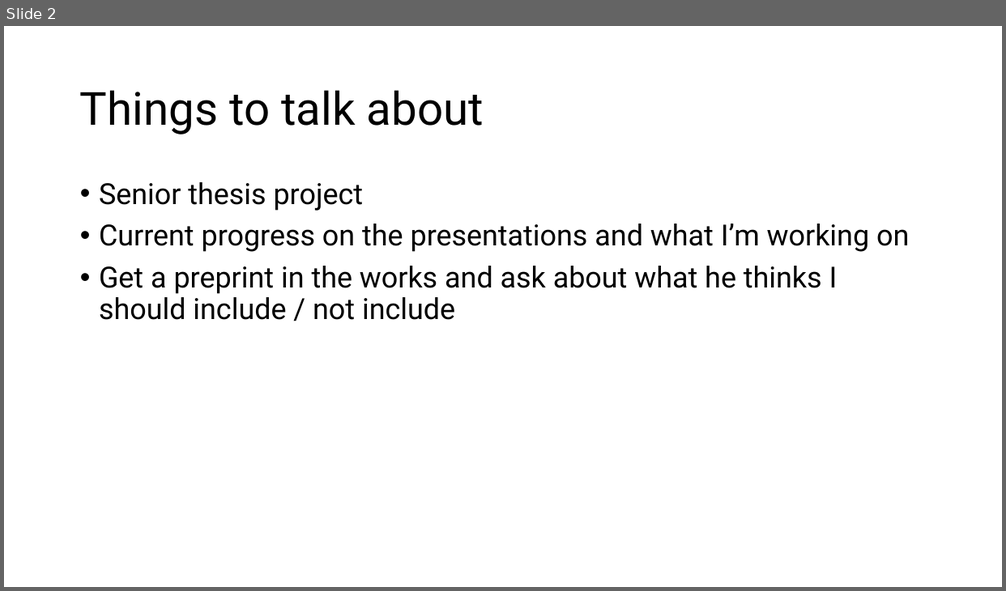
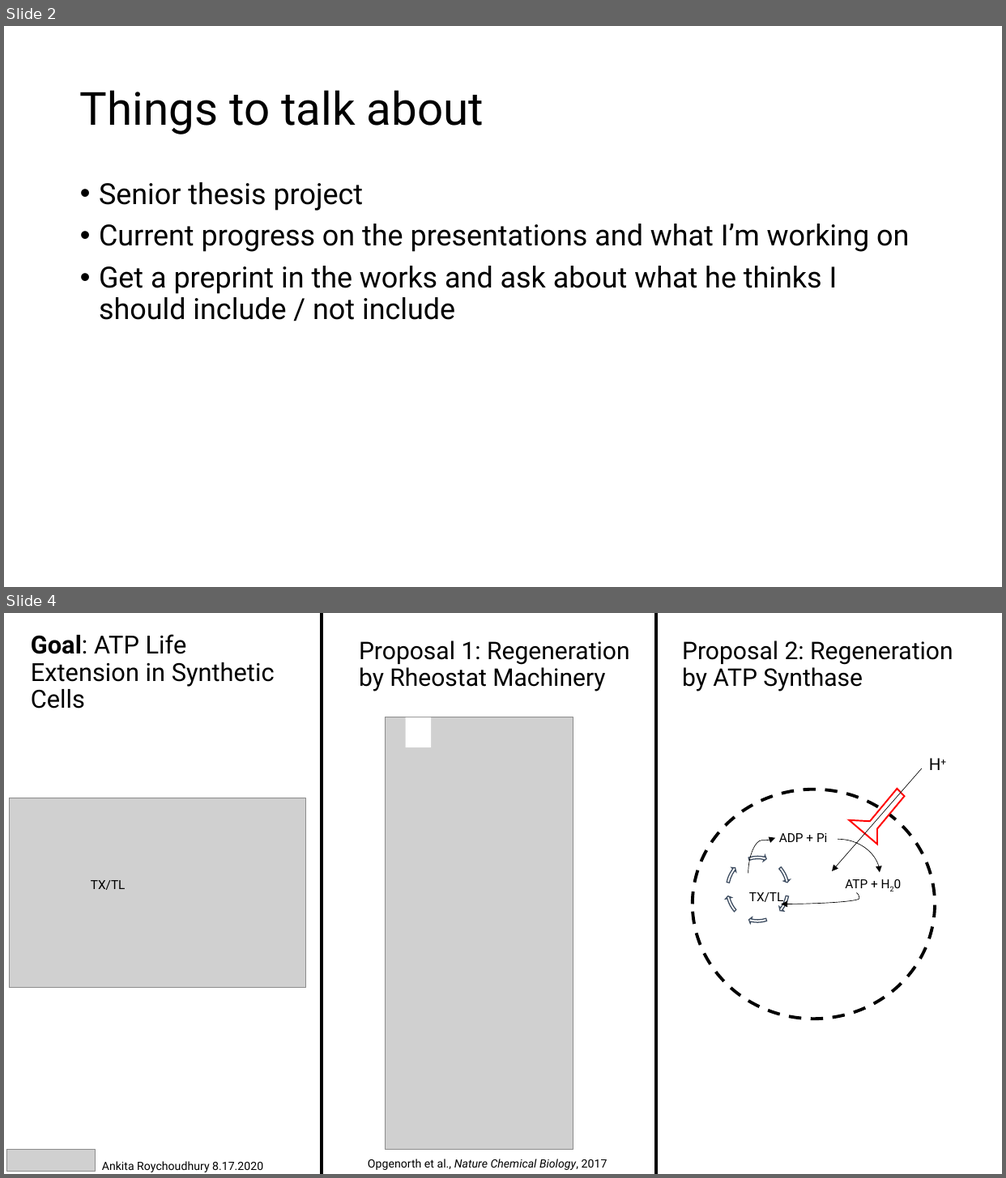
Before and after one commit to AnkitaRoychoudhury/ug_murray, a slide deck: miscellaneous/presentations/20200817_murray_mtg.pptx. Shown one above the other, each under a label of ours: slide 2 before the commit, slides 2 and 4 after it; the slides between them are not shown. The pictures are 1006x591 and 1006x1178 pixels, drawn with LibreOffice and Linux fonts; fonts in the diff are those of the drawing; grey boxes stand for pictures. Boxes give left, top, right and bottom in pixels: in the first picture for what was removed or moved away, otherwise in the second. Text is boxed around its words. In the diff, an @@ line names an element or a change of style, - is before the commit and + after.

Commit message:
working on presentations and atp synthase with ayush

```diff
--- a/miscellaneous/presentations/20200817_murray_mtg.pptx
+++ b/miscellaneous/presentations/20200817_murray_mtg.pptx
@@ slide 4 added at box(4, 613, 1002, 1174), background #FFFFFF @@
@@ title added at box(31, 634, 275, 709), 24 pt, text #000000 @@
+Goal: ATP Life Extension in Synthetic Cells
@@ line added from (322, 613) to (322, 1174), #000000 3 pt @@
@@ line added from (656, 613) to (656, 1174), #000000 3 pt @@
@@ text added at box(359, 641, 629, 692), 23.4 pt, text #000000 @@
+Proposal 1: Regeneration by Rheostat Machinery
@@ text added at box(682, 641, 953, 692), 23.4 pt, text #000000 @@
+Proposal 2: Regeneration by ATP Synthase
@@ picture added at box(385, 717, 573, 1150) @@
@@ rectangle added at box(405, 717, 431, 747), fill #FFFFFF @@
@@ picture added at box(9, 798, 306, 988) @@
@@ text added at box(91, 880, 126, 890), 12 pt, text #000000 @@
+TX/TL
@@ group added at box(692, 758, 941, 1020): 6 circular arrows, 4 texts, 3 curved arrows, 1 ellipse, 1 freeform shape, 1 arrow @@
+ADP + Pi
+ATP + H20
+H+
+TX/TL
@@ picture added at box(7, 1150, 96, 1171) @@
@@ text added at box(102, 1161, 263, 1173), 11 pt, text #000000 @@
+Ankita Roychoudhury 8.17.2020
@@ text added at box(368, 1159, 607, 1170), 11 pt, text #000000, italic @@
+Opgenorth et al., Nature Chemical Biology, 2017
```
Also in this commit, not shown: 1 slide changed, 11 other slides added, 14 other files.
